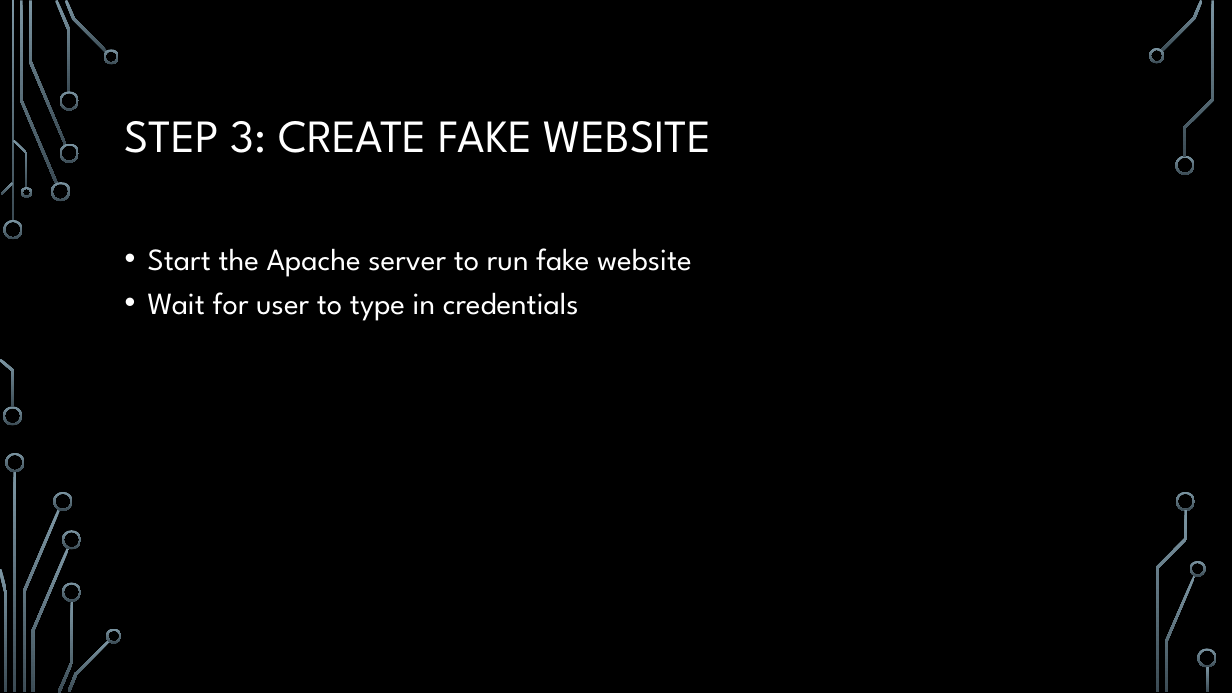
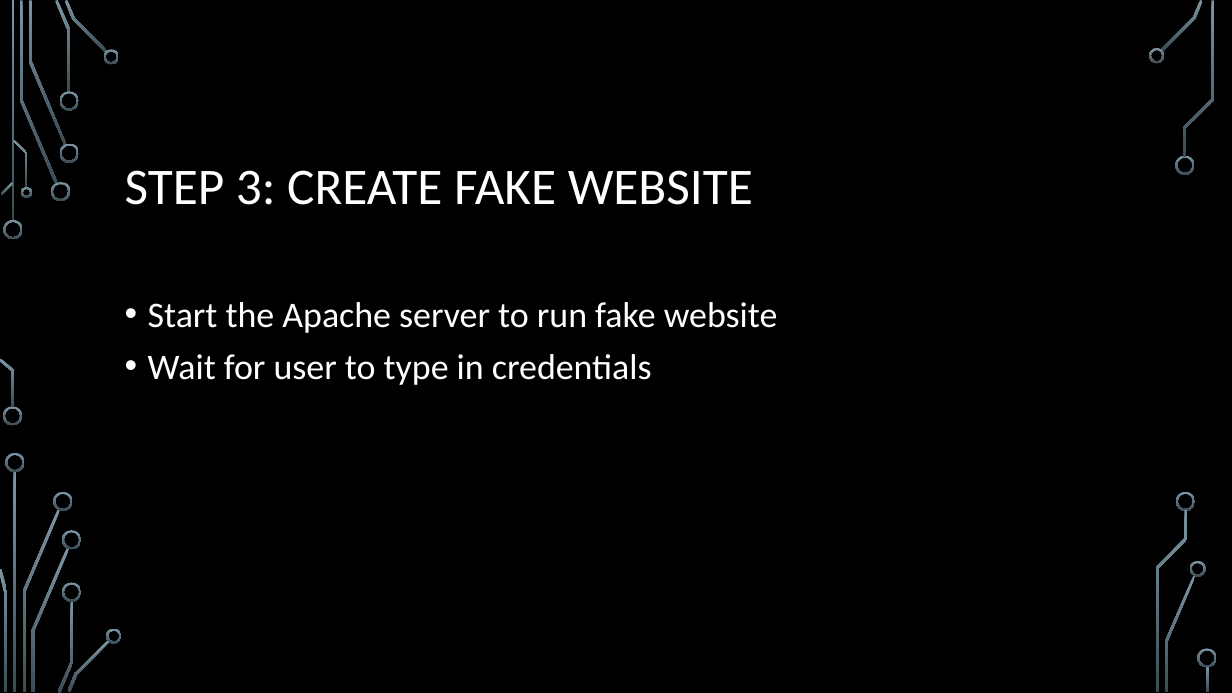
Before and after one commit to jessethd/EthicalHackingFinal, a slide deck: slide 8 of Presentation.pptx. Drawn at 1232x693 pixels with LibreOffice and Linux fonts; fonts in the diff are those of the drawing; background and template pictures are left out. Boxes give left, top, right and bottom in pixels: in the first picture for what was removed or moved away, otherwise in the second. Text is boxed around its words. In the diff, an @@ line names an element or a change of style, - is before the commit and + after.

```diff
--- a/Presentation.pptx
+++ b/Presentation.pptx
@@ title "STEP 3: CREATE FAKE WEBSITE": place and size @@
-title "STEP 3: CREATE FAKE WEBSITE" at bbox=[125, 121, 712, 153]
+title "STEP 3: CREATE FAKE WEBSITE" at bbox=[125, 170, 753, 205]
@@ title "STEP 3: CREATE FAKE WEBSITE" at bbox=[125, 170, 753, 205]: size 36 to 40 pt, font League Spartan to Calibri @@
@@ text "Start the Apache server to ...": place and size @@
-text "Start the Apache server to ..." at bbox=[148, 248, 692, 321]
+text "Start the Apache server to ..." at bbox=[148, 302, 778, 385]
@@ text "Start the Apache server to ..." at bbox=[148, 302, 778, 385]: size 24 to 28 pt, font League Spartan to Calibri @@
```
Also in this commit, not shown: 11 other slides changed.
